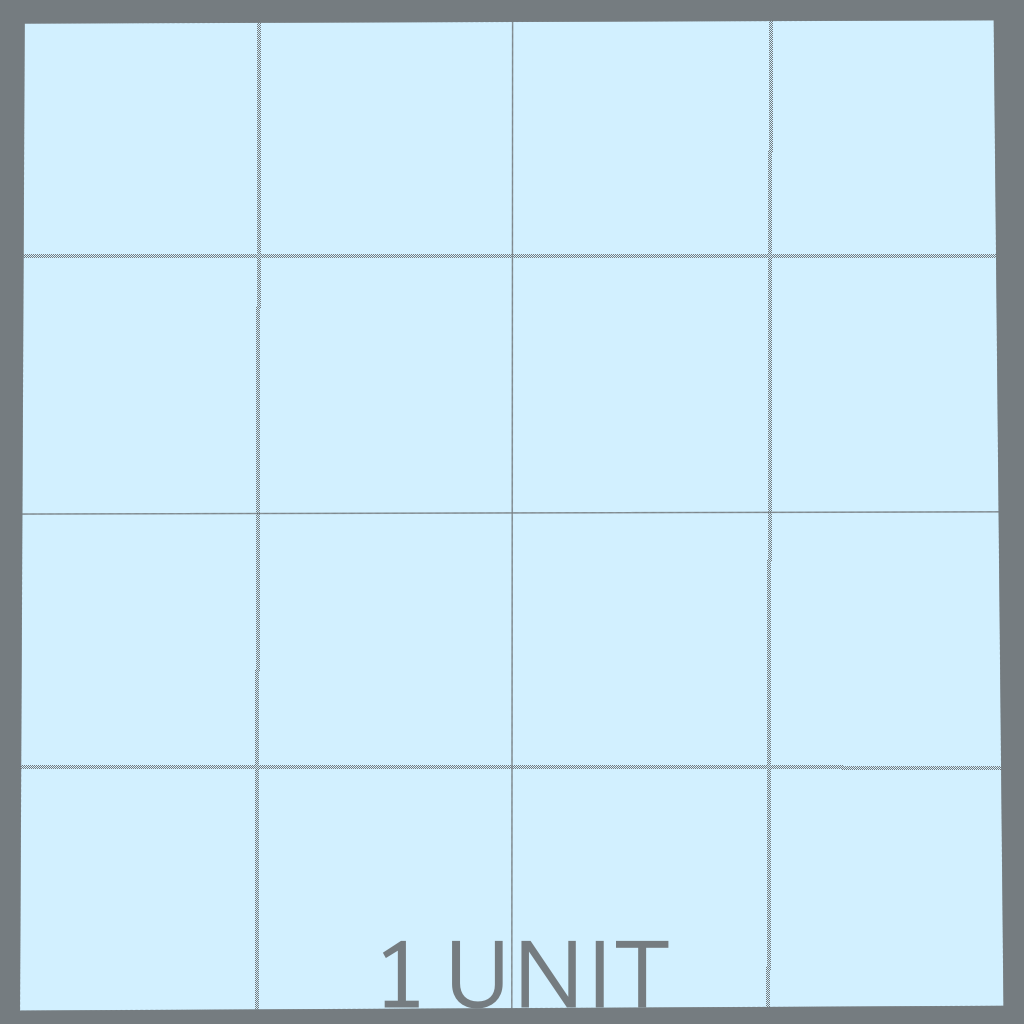
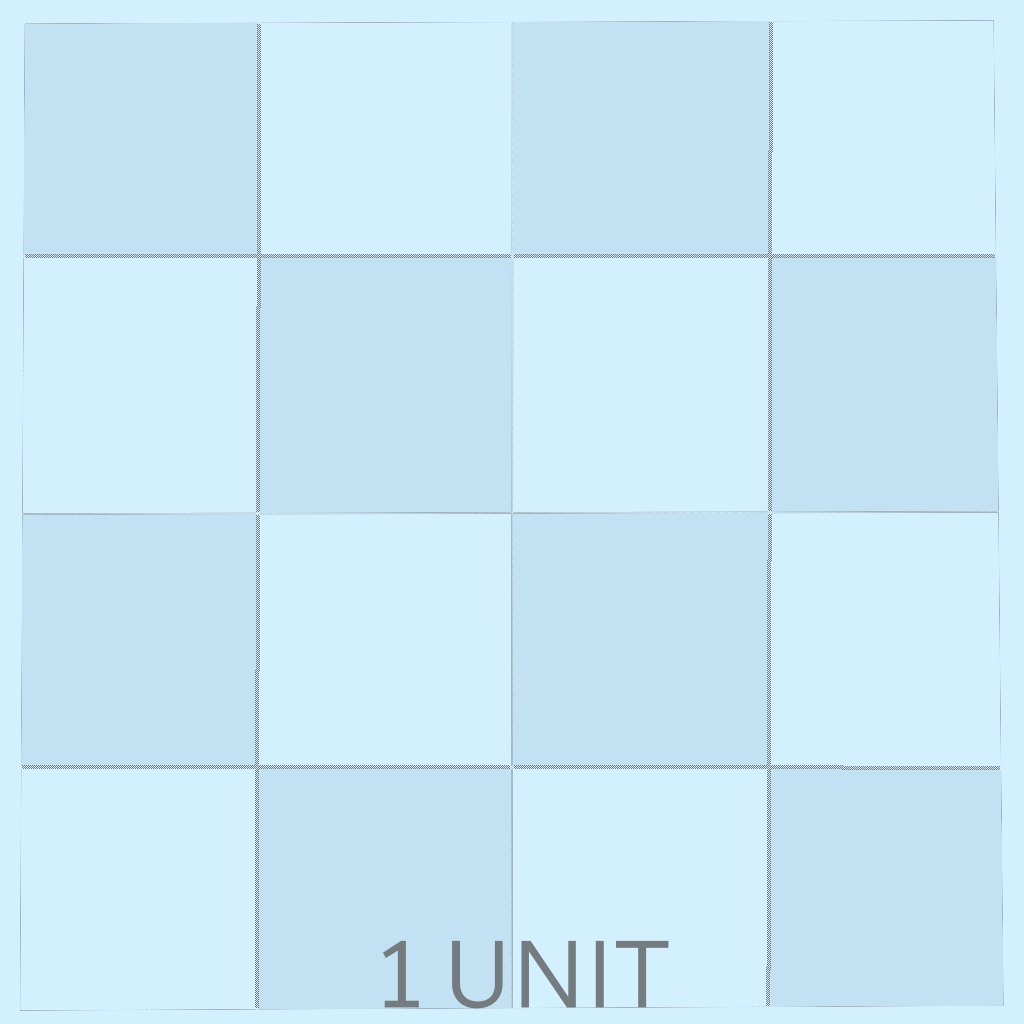
Before/after of a (1024, 1024) layered artwork. What changed in the layer stack:
painted on "Ebene 1" over [0, 0, 1024, 1024]
